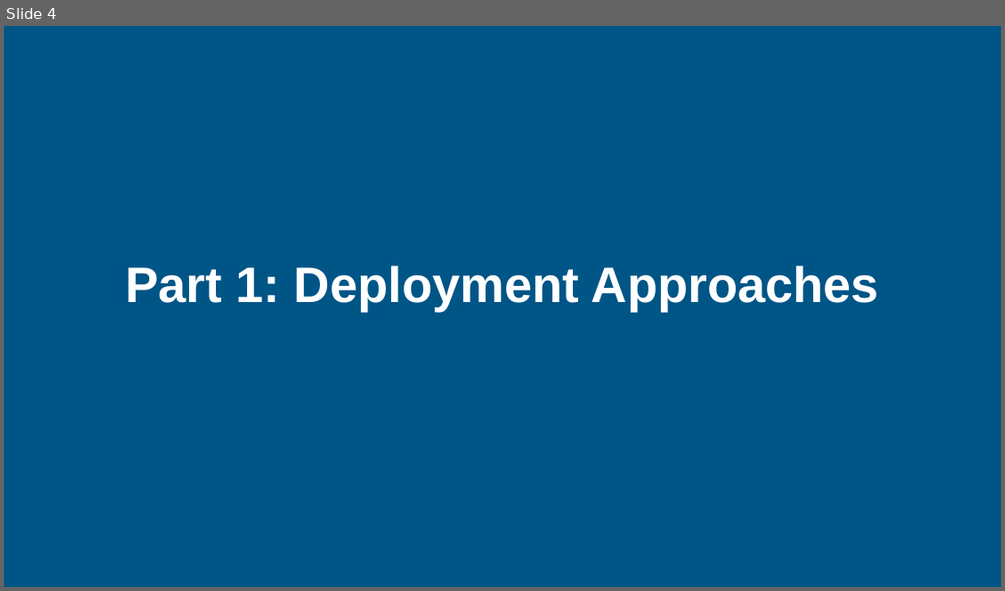
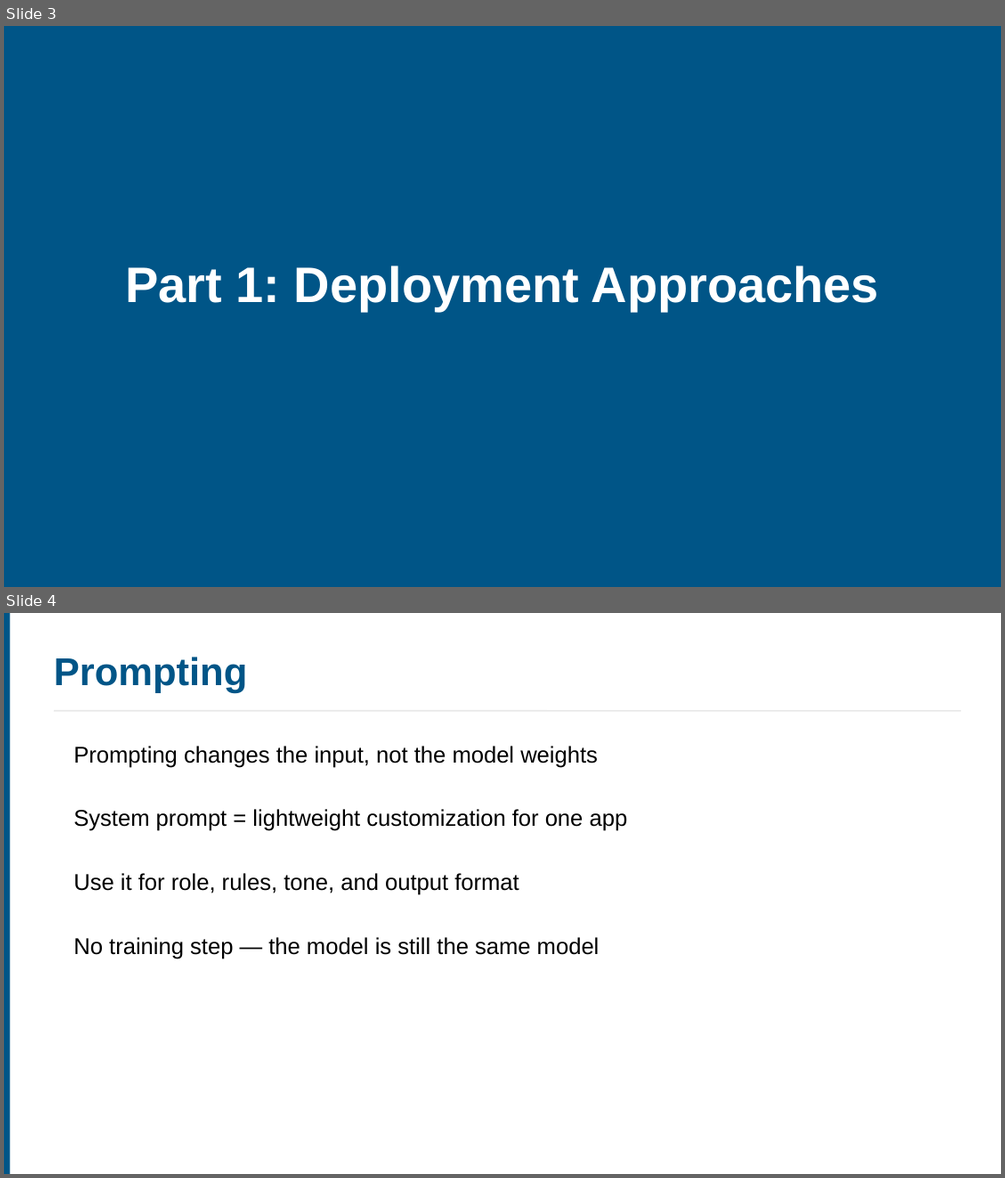
Before and after one commit to ucla-anderson-SSAI/SSAI, a slide deck: Slides/Week 8/Week8.pptx. Shown one above the other, each under a label of ours: slide 4 before the commit, slides 3 and 4 after it. The pictures are 1005x591 and 1005x1178 pixels, drawn with LibreOffice and Linux fonts; fonts in the diff are those of the drawing. Boxes give left, top, right and bottom in pixels: in the first picture for what was removed or moved away, otherwise in the second. Text is boxed around its words. In the diff, an @@ line names an element or a change of style, - is before the commit and + after.

```diff
--- a/Slides/Week 8/Week8.pptx
+++ b/Slides/Week 8/Week8.pptx
@@ slide 4 added at <box>4,613,1001,1174</box>, background #FFFFFF @@
@@ rectangle added at <box>4,613,10,1174</box>, fill #005587 @@
@@ text added at <box>54,657,247,693</box>, 28 pt, text #005587, bold @@
+Prompting
@@ line added from (54, 711) to (961, 711), #E8E8E8 1 pt @@
@@ text added at <box>73,746,598,768</box>, 16.5 pt, text #000000 @@
+Prompting changes the input, not the model weights
@@ text added at <box>73,809,628,831</box>, 16.5 pt, text #000000 @@
+System prompt = lightweight customization for one app
@@ text added at <box>73,873,519,895</box>, 16.5 pt, text #000000 @@
+Use it for role, rules, tone, and output format
@@ text added at <box>73,937,599,959</box>, 16.5 pt, text #000000 @@
+No training step — the model is still the same model
@@ what was slide 4 is now slide 3 @@
```
Also in this commit, not shown: 8 slides changed, 11 other slides added, 35 slides removed, 8 other files.
